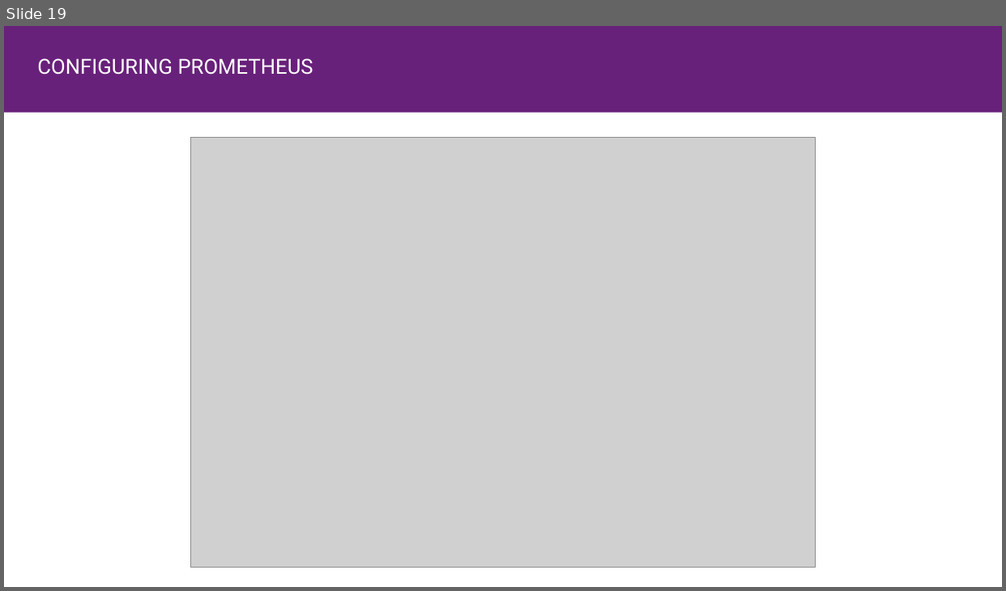
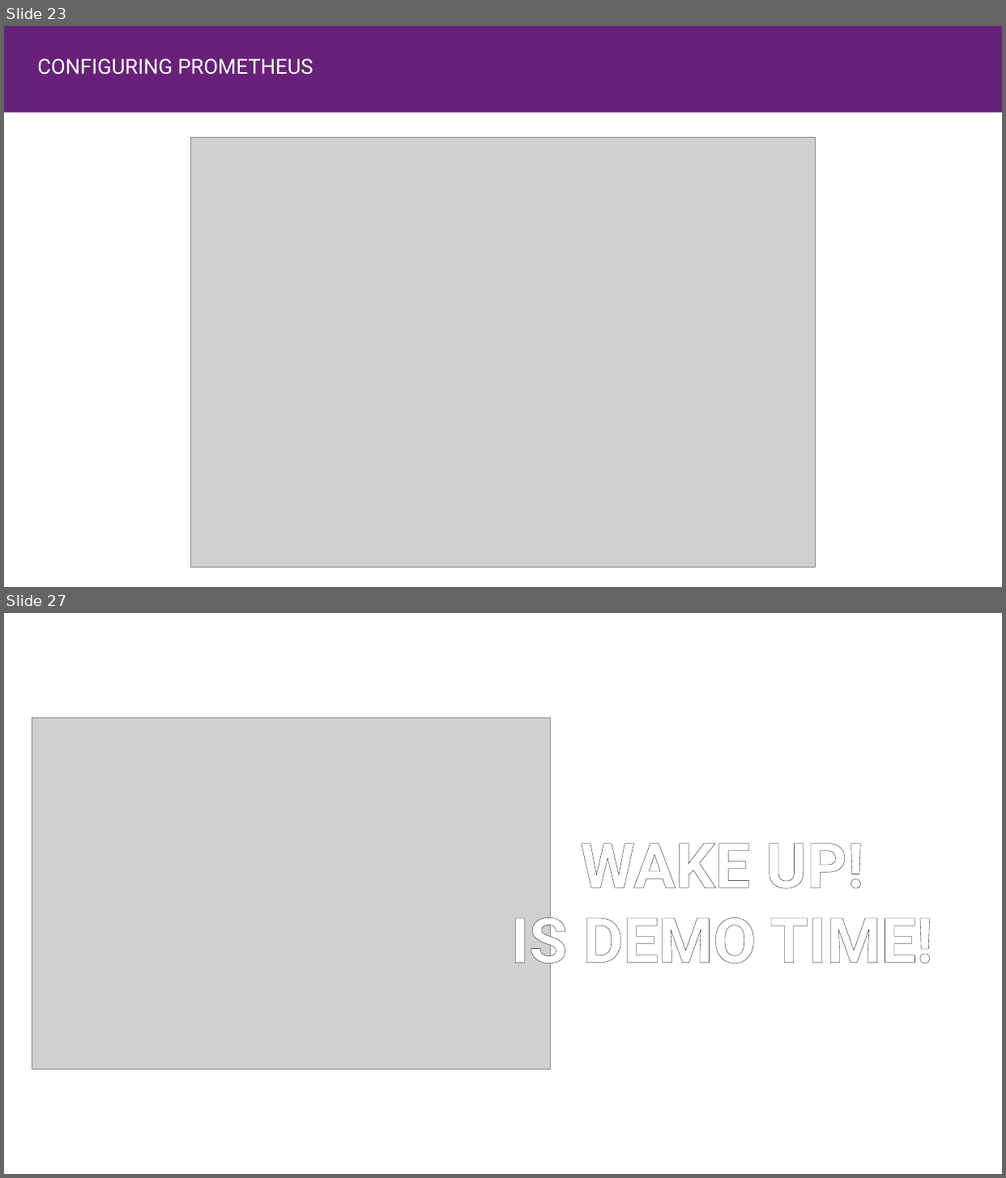
Before and after one commit to jruizx/dotnet-bcn, a slide deck: .net core bcn user group.pptx. Shown one above the other, each under a label of ours: slide 19 before the commit, slides 23 and 27 after it; the slides between them are not shown. The pictures are 1006x591 and 1006x1178 pixels, drawn with LibreOffice and Linux fonts; fonts in the diff are those of the drawing; grey boxes stand for pictures. Boxes give left, top, right and bottom in pixels: in the first picture for what was removed or moved away, otherwise in the second. Text is boxed around its words. In the diff, an @@ line names an element or a change of style, - is before the commit and + after.

```diff
--- a/.net core bcn user group.pptx
+++ b/.net core bcn user group.pptx
@@ slide 27 added at box(4, 613, 1002, 1174), background #FFFFFF @@
@@ picture added at box(32, 717, 551, 1070) @@
@@ text added at box(511, 843, 933, 977), 60 pt, text #FFFFFF, bold @@
+WAKE UP!
+IS DEMO TIME!
@@ what was slide 19 is now slide 23 @@
```
Also in this commit, not shown: 9 other slides added, 12 slides removed, 11 other files.
